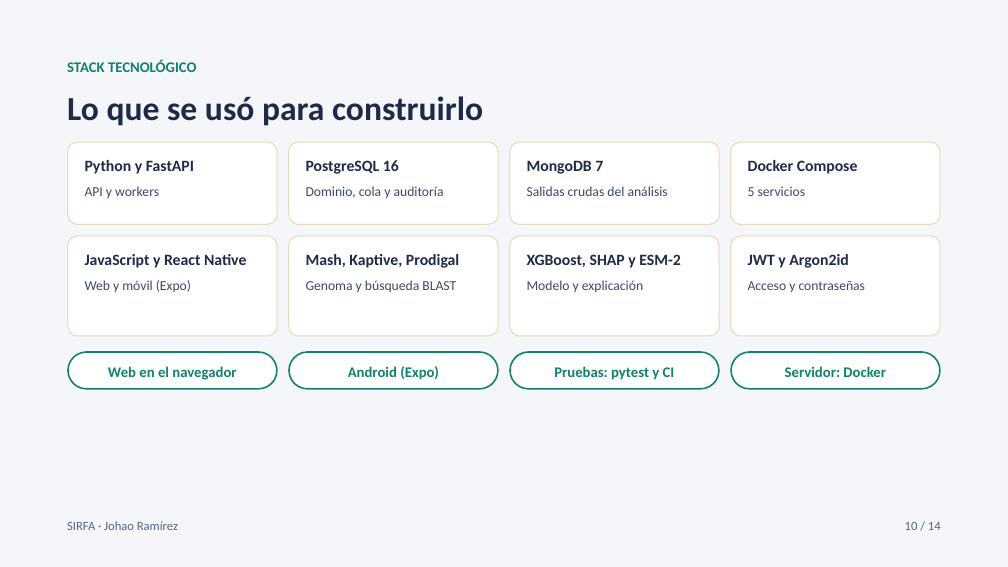
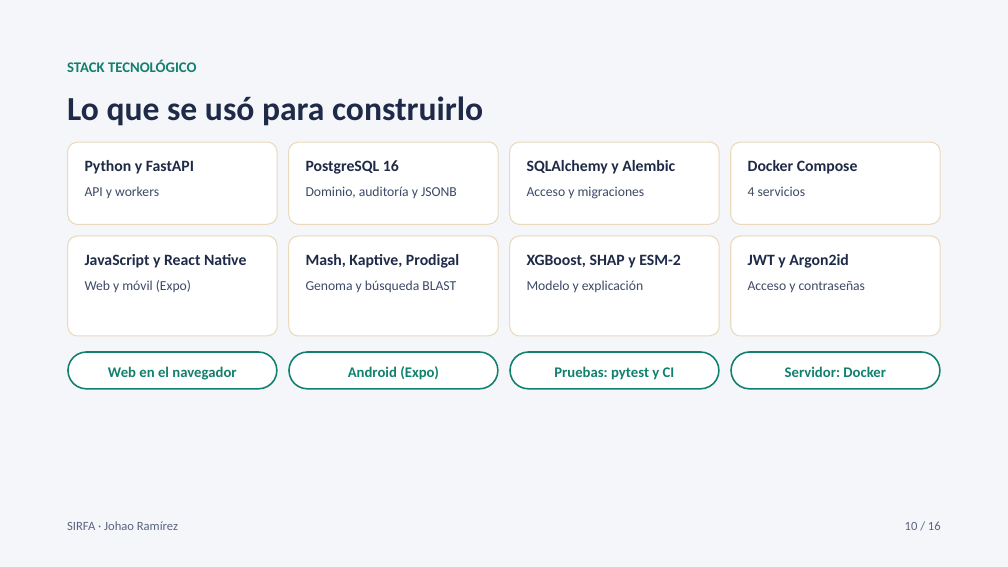
Before and after one commit to johao21/Capstone, a slide deck: slide 10 of Fase 3/3.4_APT122_PresentacionFinal_JohaoRamirez.pptx. Drawn at 1008x567 pixels with LibreOffice and Linux fonts; fonts in the diff are those of the drawing. Boxes give left, top, right and bottom in pixels: in the first picture for what was removed or moved away, otherwise in the second. Text is boxed around its words. In the diff, an @@ line names an element or a change of style, - is before the commit and + after.

Commit message:
Presentaciones y diagramas de arquitectura sin la base documental del diseno original
Presentacion de Fase 1, de Fase 2 y final, y los diagramas de componentes y de despliegue: una sola base de datos (PostgreSQL con JSONB), cuatro servicios.

```diff
--- a/Fase 3/3.4_APT122_PresentacionFinal_JohaoRamirez.pptx
+++ b/Fase 3/3.4_APT122_PresentacionFinal_JohaoRamirez.pptx
@@ text at (527,160,675,174): text changed @@
-MongoDB 7
+SQLAlchemy y Alembic
@@ text at (306,186,457,198): text changed @@
-Dominio, cola y auditoría
+Dominio, auditoría y JSONB
@@ text at (527,186,645,199): text changed @@
-Salidas crudas del análisis
+Acceso y migraciones
@@ text at (748,187,806,196): text changed @@
-5 servicios
+4 servicios
@@ text at (905,521,941,530): text changed @@
-10 / 14
+10 / 16
```
Also in this commit, not shown: 10 other slides changed, 5 slides added, 2 slides removed, 4 other files.
